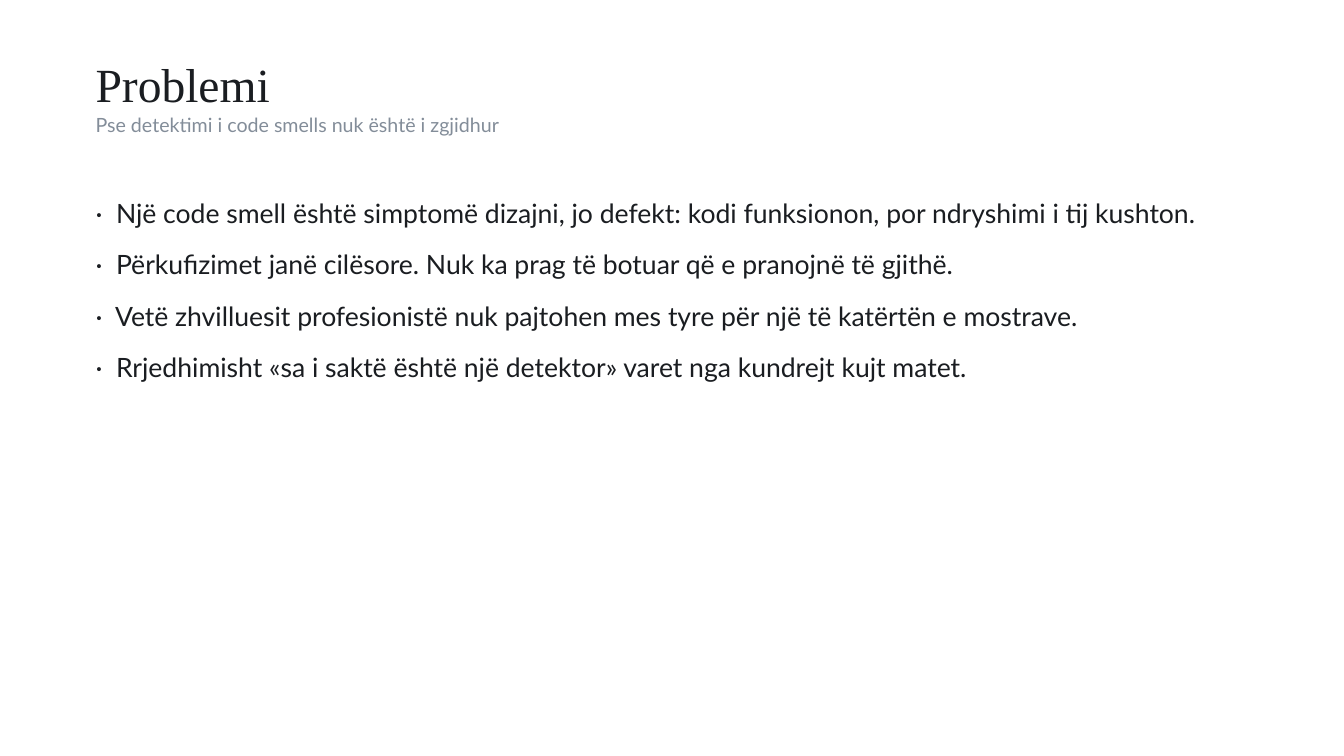
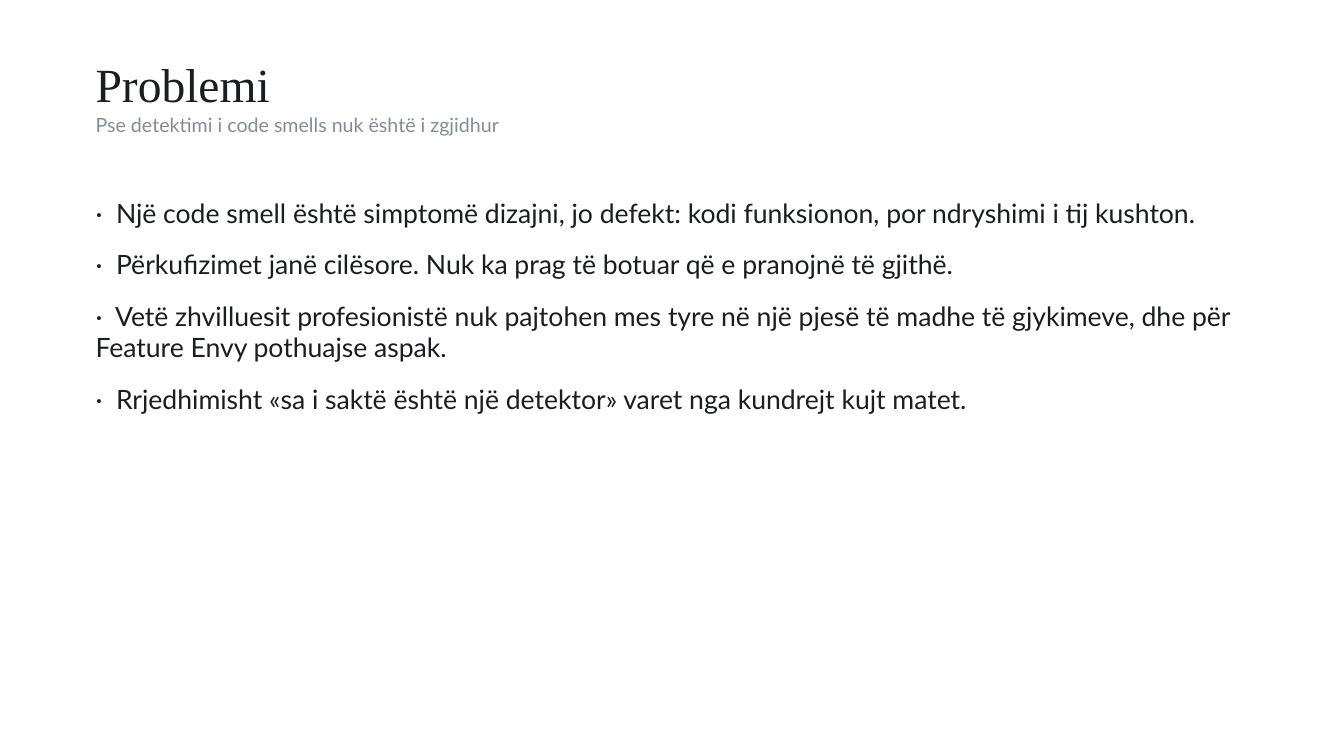
Before and after one commit to FlorentLatifi/Code-Smell-Detection-and-Refactoring-Recommendations, a slide deck: slide 2 of docs/thesis/Prezantimi_Florent_Latifi.pptx. Drawn at 1344x756 pixels with LibreOffice and Linux fonts; fonts in the diff are those of the drawing. Boxes give left, top, right and bottom in pixels: in the first picture for what was removed or moved away, otherwise in the second. Text is boxed around its words. In the diff, an @@ line names an element or a change of style, - is before the commit and + after.

```diff
--- a/docs/thesis/Prezantimi_Florent_Latifi.pptx
+++ b/docs/thesis/Prezantimi_Florent_Latifi.pptx
@@ text at (96,306,1231,362): text changed @@
-· Vetë zhvilluesit profesionistë nuk pajtohen mes tyre për një të katërtën e mostrave.
+· Vetë zhvilluesit profesionistë nuk pajtohen mes tyre në një pjesë të madhe të gjykimeve, dhe për Feature Envy pothuajse aspak.
```
Also in this commit, not shown: 5 other slides changed, 3 other files.
